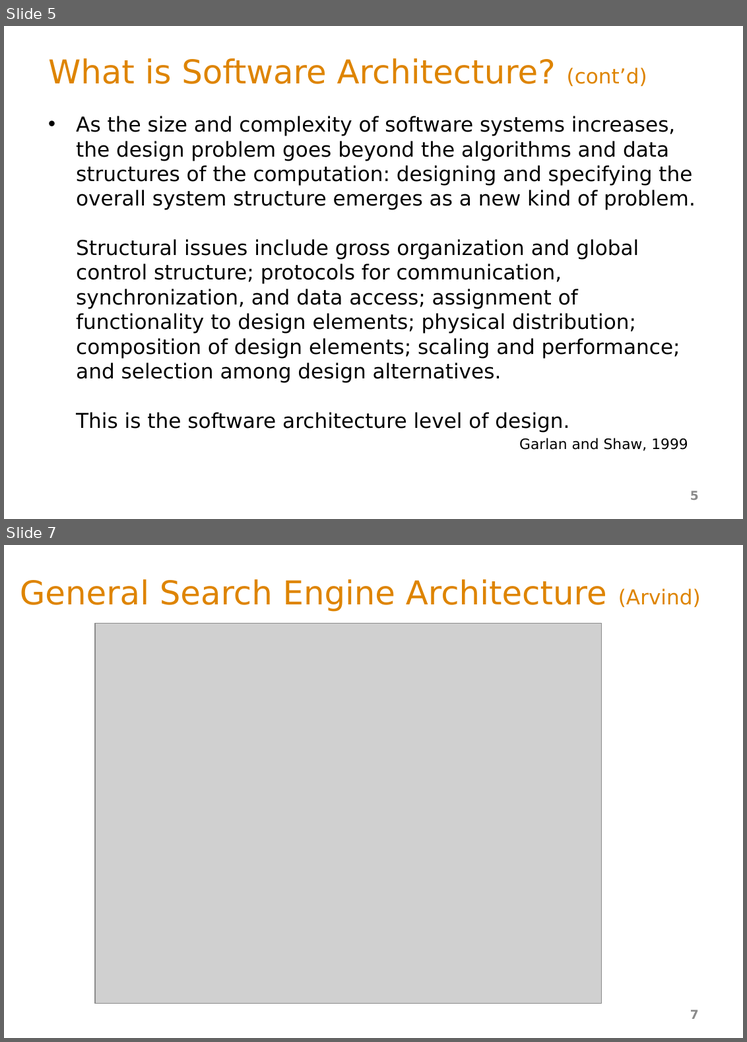
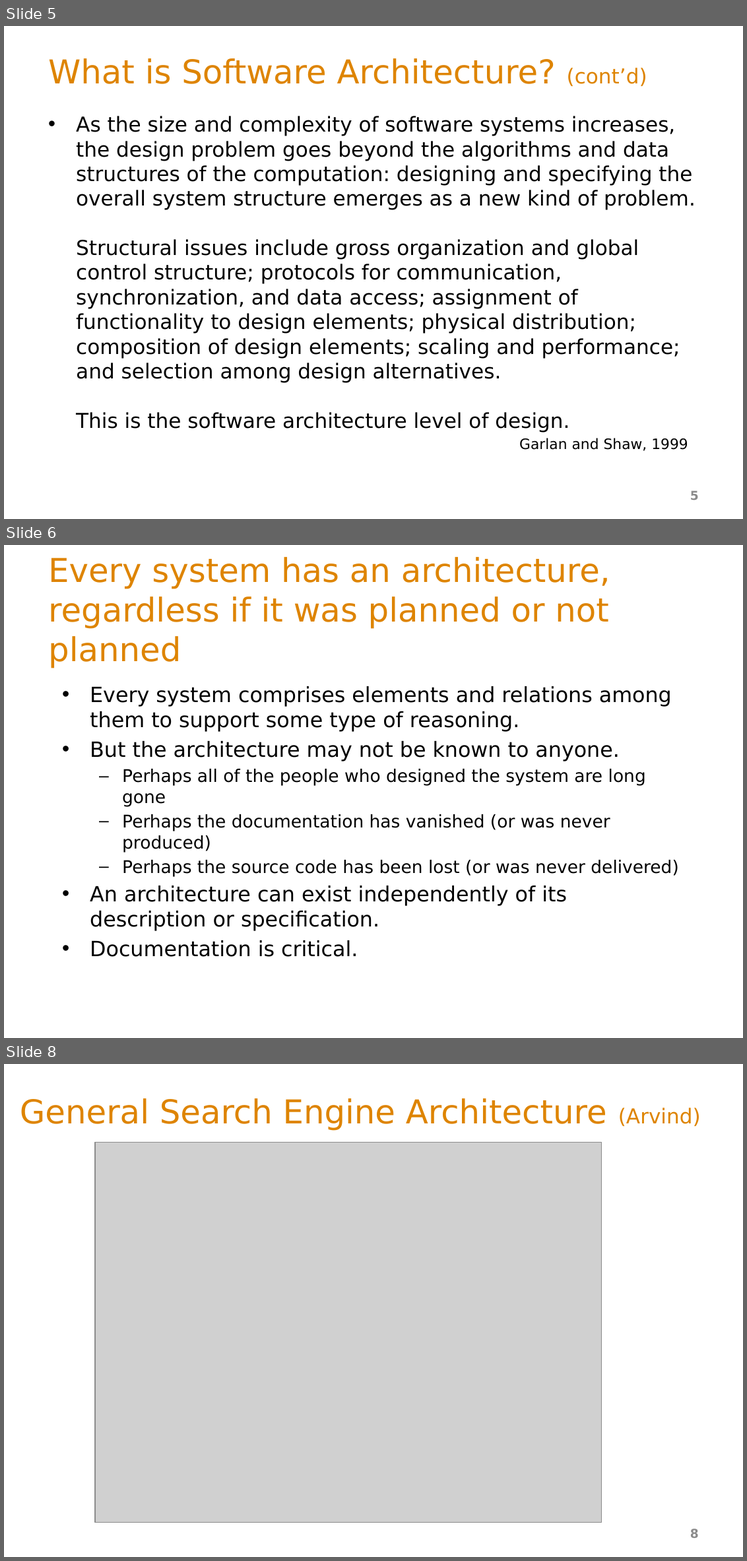
Before and after one commit to ArchitectingSoftware/SE577-SoftwareArchitecture, a slide deck: lectures/_L1a Intro to SW Architecture.pptx. Shown one above the other, each under a label of ours: slides 5 and 7 before the commit, slides 5, 6 and 8 after it; the slides between them are not shown. The pictures are 747x1042 and 747x1561 pixels, drawn with LibreOffice and Linux fonts; fonts in the diff are those of the drawing; grey boxes stand for pictures. Boxes give left, top, right and bottom in pixels: in the first picture for what was removed or moved away, otherwise in the second. Text is boxed around its words. In the diff, an @@ line names an element or a change of style, - is before the commit and + after.

```diff
--- a/lectures/_L1a Intro to SW Architecture.pptx
+++ b/lectures/_L1a Intro to SW Architecture.pptx
@@ slide 6 added at bbox=[4, 545, 743, 1038], background #FFFFFF @@
@@ title added at bbox=[48, 557, 611, 668], 32 pt, text #DE8400 @@
+Every system has an architecture, regardless if it was planned or not planned
@@ text added at bbox=[90, 686, 679, 931], 20.4 pt, text #000000 @@
+• Every system comprises elements and relations among them to support some type of reasoning.
+• But the architecture may not be known to anyone.
+  – Perhaps all of the people who designed the system are long gone
+  – Perhaps the documentation has vanished (or was never produced)
+  – Perhaps the source code has been lost (or was never delivered)
+• An architecture can exist independently of its description or specification.
+• Documentation is critical.
@@ what was slide 7 is now slide 8 @@
@@ page number at bbox=[690, 1529, 699, 1538]: text changed @@
-7
+8
```
Also in this commit, not shown: 1 other slide added, 1 slide removed, 2 other files.
